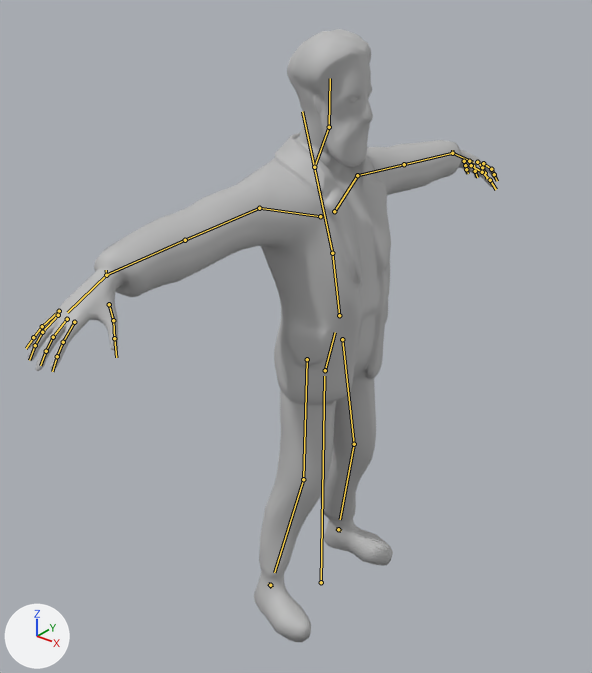
Before and after pictures for a commit that changed the FBX model Assets/Characters/Pasakotojas/Pasakotojas_LP.fbx.
Both versions are drawn from a 50 mm camera at (14.56, 10.84, 2.76) aimed at (12.74, 13.11, 1.35). The axes (+X, +Y, +Z) are drawn at lower left. The lights are the same throughout. The picture after the commit comes second. The bones that change, and the others that lie on the model, are drawn over the model as lines.
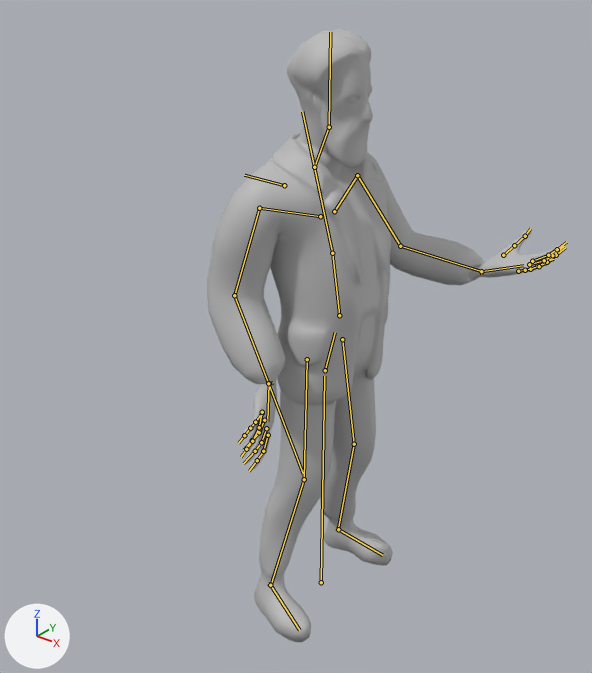
The newer file adds an action. The first version stands in its rest pose; the second is drawn at frame 240 of the action 'Action.005'.

Pixel boxes (x1, y1, x2, y2) of what changed, in the pictures (592 x 673 px):
'polySurface1.007', posed (24% narrower): before (27, 29, 498, 642); after (207, 29, 565, 642)
bone 'Hand_IK.L', root to tip: before (452, 153) to (452, 150); after (481, 271) to (481, 274)
bone 'upperarm.L', root to tip: before (357, 175) to (404, 164); after (357, 175) to (400, 246)
bone 'lowerarm.L', root to tip: before (404, 164) to (452, 153); after (400, 246) to (482, 271)
bone 'Hand_IK.R', root to tip: before (106, 275) to (106, 270); after (269, 383) to (273, 382)
bone 'upperarm.R', root to tip: before (259, 208) to (185, 240); after (259, 208) to (234, 295)
bone 'lowerarm.R', root to tip: before (185, 240) to (106, 275); after (234, 295) to (268, 383)

Diff of the bpy script that builds the scene:
```diff
--- a/Assets/Characters/Pasakotojas/Pasakotojas_LP.fbx.py
+++ b/Assets/Characters/Pasakotojas/Pasakotojas_LP.fbx.py
@@ bone_hand_ik_l @@
 bone_hand_ik_l = bpy.data.objects['Armature.006'].pose.bones['Hand_IK.L']  # child of 'Chest'
-bone_hand_ik_l.location = (0.0, 0.0, 0.0)
-bone_hand_ik_l.rotation_quaternion = (1.0, 0.0, 0.0, 0.0)  # degrees (0, 0, 0)
+bone_hand_ik_l.location = (-0.278, -0.219, 0.357)
+bone_hand_ik_l.rotation_quaternion = (0.1, -0.832, -0.034, -0.545)  # degrees (-161, -66, -7)
@@ bone_upperarm_l @@
 bone_upperarm_l = bpy.data.objects['Armature.006'].pose.bones['upperarm.L']  # child of 'Clav.L'
-bone_upperarm_l.rotation_quaternion = (1.0, 0.0, 0.0, 0.0)  # degrees (0, 0, 0)
+bone_upperarm_l.rotation_quaternion = (0.829, 0.194, -0.051, -0.521)  # degrees (22, 7, -63)
@@ bone_lowerarm_l @@
 bone_lowerarm_l = bpy.data.objects['Armature.006'].pose.bones['lowerarm.L']  # child of 'upperarm.L'
-bone_lowerarm_l.rotation_quaternion = (1.0, 0.0, 0.0, 0.0)  # degrees (0, 0, 0)
+bone_lowerarm_l.rotation_quaternion = (0.929, 0.349, 0.0, 0.119)  # degrees (41, -5, 13)
@@ bone_hand_ik_r @@
 bone_hand_ik_r = bpy.data.objects['Armature.006'].pose.bones['Hand_IK.R']  # child of 'Chest'
-bone_hand_ik_r.location = (0.0, 0.0, 0.0)
-bone_hand_ik_r.rotation_quaternion = (1.0, 0.0, 0.0, 0.0)  # degrees (0, 0, 0)
+bone_hand_ik_r.location = (0.391, -0.398, 0.13)
+bone_hand_ik_r.rotation_quaternion = (0.647, 0.614, 0.428, -0.147)  # degrees (100, 47, 30)
@@ bone_upperarm_r @@
 bone_upperarm_r = bpy.data.objects['Armature.006'].pose.bones['upperarm.R']  # child of 'Clav.R'
-bone_upperarm_r.rotation_quaternion = (1.0, 0.0, 0.0, 0.0)  # degrees (0, 0, 0)
+bone_upperarm_r.rotation_quaternion = (0.753, -0.002, -0.229, 0.617)  # degrees (-18, -20, 82)
@@ bone_lowerarm_r @@
 bone_lowerarm_r = bpy.data.objects['Armature.006'].pose.bones['lowerarm.R']  # child of 'upperarm.R'
-bone_lowerarm_r.rotation_quaternion = (1.0, 0.0, 0.0, 0.0)  # degrees (0, 0, 0)
+bone_lowerarm_r.rotation_quaternion = (0.936, 0.332, 0.0, -0.113)  # degrees (39, 4, -12)
```
